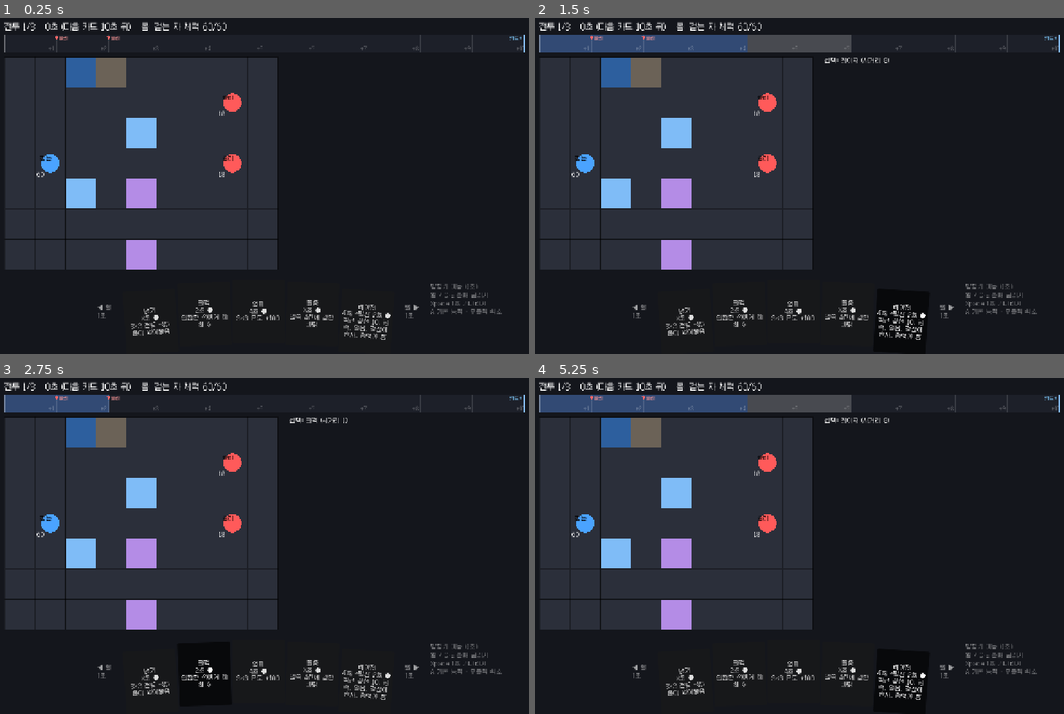
Above: before the commit, frames 1-4 (two rows, left to right).
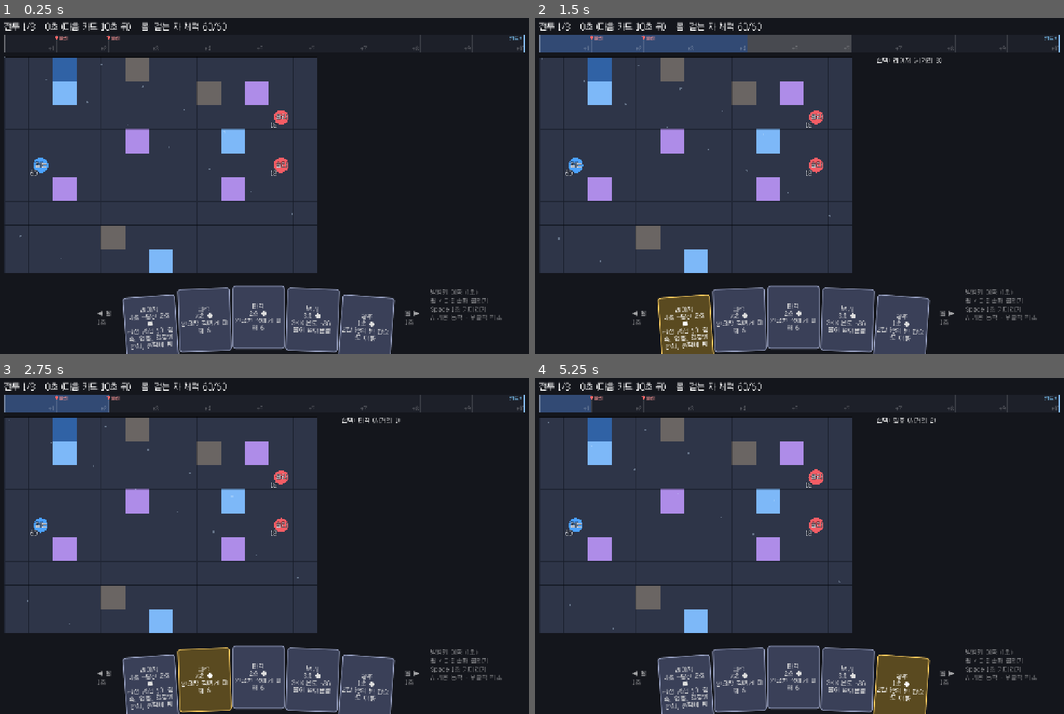
Above: after the commit, the same moments.

Repository: Luchenia/everycard
Game: Godot game, scene res://scenes/battle.tscn
The game is run twice, just before and just after one commit, with the same random seed, the same clock (stepped at 60 frames per second) and the same inputs.
Inputs (mouse positions are in pixels of both pictures, inside the frame that each line leads up to):
- Up to frame 1 (0.25 s): no input
- Up to frame 2 (1.5 s): click "냉기 3초 ● 3×3 온도 -80. 물이 얼어붙음" at 0.5 s; click "레이저 4초 +탈진 2초 ● 직선 광선 10. 금속,…" at 1.25 s
- Up to frame 3 (2.75 s): click "타격 2초 ● 인접한 적에게 피해 6" at 2 s
- Up to frame 4 (5.25 s): click (794, 670) at 2.75 s, where only the run before the commit has a clickable "열파 4초 ● 3×3 온도 +100"; click "타격 2초 ● 인접한 적에게 피해 6" at 3.5 s; click (847, 673) at 4.25 s, where only the run before the commit has a clickable "돌풍 3초 ● 앞쪽 4칸에 강한 바람"; click (900, 687) at 5 s, where only the run after the commit has a clickable "질주 1초 ● 2칸 안의 빈 칸으로 이동"

The runs differ from the first frame. In frame 1, 22% of the frame differs, in the area x 0-95%, y 11-100%; in frame 2, 22%; in frame 3, 22%; in frame 4, 25%, in the area x 0-95%, y 5-100%.

Commit message:
feat: replay passed seconds with gliding units, bullet-time idle look, used slots refill at once, 13x9 board, readable cards and unit names
Co-Authored-By: Claude Opus 5.5 <noreply@anthropic.com>
Claude-Session: https://claude.ai/code/session_01Lpp6z2a9FxR3iVL1P5DjBQ

Diff:
--- a/data/battle.json
+++ b/data/battle.json
@@ -1,7 +1,7 @@
 {
   "round_time": 10,
-  "grid_w": 9,
-  "grid_h": 7,
+  "grid_w": 13,
+  "grid_h": 9,
   "env_every": 2,
   "move_time": 1,
   "wheel_time": 1,
--- a/src/sim/battle.gd
+++ b/src/sim/battle.gd
@@ -21,6 +21,7 @@
 var phase := "player"        # player | won | lost
 var telegraphs: Array = []   # {actor_uid, card_id, aim, cells, fire_at, track, foe_uid}
 var log: Array = []
+var frames: Array = []        # one per passed second: {t, pos {uid: Vector2i}, hp {uid: int}} for the view to replay
 
 func _init(cat: Catalog, seed_value: int, player_def: String, enemy_defs: Array, layout: Dictionary = {}) -> void:
 	catalog = cat
@@ -56,6 +57,7 @@
 		_spawn(e, Vector2i(ep[0], ep[1]))
 	ctx.next_uid = 100
 	_rebuild_belt()
+	_frame()
 
 func _spawn(a: Actor, p: Vector2i) -> void:
 	if not grid.place_unit(a, p):
@@ -221,6 +223,7 @@
 		return false
 	var h := human()
 	var id := belt.take(slot)
+	belt.refill_one()   # the used slot fills straight away
 	var card := Effects.card_def(id, catalog)
 	var secs := action_secs(int(card.get("time", 0)), h)
 	_log("play", "%s: %s (%d초)" % [h.name, card.get("name", id), secs], {"card": id, "aim": aim})
@@ -277,8 +280,20 @@
 				on_done.call()
 				_after_action()
 			if phase != "player":
+				_frame()
 				return
 		_world_second()
+		_frame()
+
+## Snapshot of where every unit is and its hp at the current second (view replay).
+func _frame() -> void:
+	var pos := {}
+	var hp := {}
+	for a in actors:
+		if grid.units.has(a):
+			pos[a.uid] = a.pos
+		hp[a.uid] = a.hp
+	frames.append({"t": now, "pos": pos, "hp": hp})
 
 func _world_second() -> void:
 	if now % int(cfg["env_every"]) == 0:
--- a/src/sim/hand_belt.gd
+++ b/src/sim/hand_belt.gd
@@ -230,3 +230,7 @@
 			i += 1
 		i += 1
 	return dropped
+
+## Draws one card into the first empty slot (after a card is used).
+func refill_one() -> void:
+	_fill(1)
--- a/src/view/battle_screen.gd
+++ b/src/view/battle_screen.gd
@@ -17,6 +17,9 @@
 var shown_log := 0
 var log_timer := 0.0
 var seed_value := 0
+const SEC_REAL := 0.35   # real seconds one game second takes when replayed
+var shown_frame := 0
+var replay_t := 0.0
 
 func _ready() -> void:
 	font = load("res://assets/fonts/Galmuri11.ttf")
@@ -50,18 +53,18 @@
 	status.add_theme_font_size_override("font_size", 18)
 	add_child(status)
 	info = Label.new()
-	info.position = Vector2(700, 96)
-	info.size = Vector2(556, 230)
+	info.position = Vector2(824, 96)
+	info.size = Vector2(432, 230)
 	info.autowrap_mode = TextServer.AUTOWRAP_WORD
 	add_child(info)
 	log_label = RichTextLabel.new()
-	log_label.position = Vector2(700, 330)
-	log_label.size = Vector2(556, 270)
+	log_label.position = Vector2(824, 330)
+	log_label.size = Vector2(432, 280)
 	log_label.scroll_following = true
 	log_label.add_theme_font_size_override("normal_font_size", 13)
 	add_child(log_label)
 	hand_box = Control.new()
-	hand_box.position = Vector2(24, 612)
+	hand_box.position = Vector2(24, 626)
 	hand_box.size = Vector2(1232, 180)
 	hand_box.mouse_filter = Control.MOUSE_FILTER_IGNORE
 	add_child(hand_box)
@@ -73,13 +76,50 @@
 
 func _new_run() -> void:
 	flow = RunFlow.new(catalog, seed_value)
+	shown_frame = flow.battle.frames.size() - 1
 	shown_log = 0
 	log_label.clear()
 	_refresh()
 
+func _replaying() -> bool:
+	return flow != null and flow.battle != null and shown_frame < flow.battle.frames.size() - 1
+
+## Plays passed seconds back: units glide from one second's position to the next.
+func _step_replay(delta: float) -> void:
+	var fr: Array = flow.battle.frames
+	if shown_frame >= fr.size() - 1:
+		if board.replaying:
+			board.replaying = false
+			_refresh()
+		return
+	board.replaying = true
+	replay_t += delta / SEC_REAL
+	while replay_t >= 1.0 and shown_frame < fr.size() - 1:
+		replay_t -= 1.0
+		shown_frame += 1
+	if shown_frame >= fr.size() - 1:
+		replay_t = 0.0
+		board.replaying = false
+		flow.update()
+		_refresh()
+		return
+	var a: Dictionary = fr[shown_frame]
+	var b: Dictionary = fr[shown_frame + 1]
+	var k := clampf(replay_t, 0.0, 1.0)
+	var e := k * k * (3.0 - 2.0 * k)
+	board.shown_pos = {}
+	for uid in a["pos"]:
+		var p0 := Vector2(a["pos"][uid])
+		var p1 := Vector2(b["pos"].get(uid, a["pos"][uid]))
+		board.shown_pos[uid] = p0.lerp(p1, e)
+	board.shown_hp = a["hp"] if k < 0.5 else b["hp"]
+	board.shown_now = int(a["t"])
+	status.text = "전투 %d/3   %d초 ▶ 진행 중" % [flow.index + 1, int(a["t"])]
+
 func _process(delta: float) -> void:
 	if flow == null or flow.battle == null:
 		return
+	_step_replay(delta)
 	log_timer -= delta
 	if log_timer <= 0.0 and shown_log < flow.battle.log.size():
 		var e: Dictionary = flow.battle.log[shown_log]
@@ -140,6 +180,10 @@
 			btn.position = Vector2(300 + i * 120, 12 + absf(k) * absf(k) * 6)
 			btn.rotation = k * 0.035
 			btn.toggle_mode = true
+			btn.add_theme_stylebox_override("normal", _card_style(Color("#3a4058"), Color("#9aa3c4")))
+			btn.add_theme_stylebox_override("hover", _card_style(Color("#4a5272"), Color("#d0d6f0")))
+			btn.add_theme_stylebox_override("pressed", _card_style(Color("#5a4a20"), Color("#ffd060")))
+			btn.add_theme_stylebox_override("disabled", _card_style(Color("#24272f"), Color("#3a3f4c")))
 			btn.button_pressed = i == selected
 			if s != null and s.get("tail", false):
 				btn.text = "(무거운 카드)"
@@ -170,6 +214,16 @@
 	hand_box.add_child(tips)
 	_update_info()
 
+func _card_style(bg: Color, border: Color) -> StyleBoxFlat:
+	var sb := StyleBoxFlat.new()
+	sb.bg_color = bg
+	sb.border_color = border
+	sb.set_border_width_all(2)
+	sb.set_corner_radius_all(6)
+	sb.content_margin_left = 6
+	sb.content_margin_right = 6
+	return sb
+
 func _roll_cost(dir: int) -> String:
 	var b := flow.battle
 	var id := b.belt.end_card(dir)
@@ -194,6 +248,7 @@
 
 func _pick_reward(i: int) -> void:
 	flow.choose_reward(i)
+	shown_frame = flow.battle.frames.size() - 1
 	shown_log = 0
 	log_label.clear()
 	selected = -1
@@ -227,7 +282,7 @@
 	info.text = "\n".join(lines)
 
 func _on_board_input(ev: InputEvent) -> void:
-	if flow.phase != "battle":
+	if flow.phase != "battle" or _replaying():
 		return
 	var b := flow.battle
 	if ev is InputEventMouseMotion:
@@ -256,7 +311,7 @@
 
 func _input(ev: InputEvent) -> void:
 	# the wheel rolls the hand wherever the mouse is
-	if flow == null or flow.phase != "battle" or not (ev is InputEventMouseButton) or not ev.pressed:
+	if flow == null or flow.phase != "battle" or not (ev is InputEventMouseButton) or not ev.pressed or _replaying():
 		return
 	if ev.button_index == MOUSE_BUTTON_WHEEL_UP or ev.button_index == MOUSE_BUTTON_WHEEL_DOWN:
 		selected = -1
@@ -265,7 +320,7 @@
 		_after()
 
 func _unhandled_input(ev: InputEvent) -> void:
-	if flow == null or flow.phase != "battle" or not (ev is InputEventKey) or not ev.pressed or ev.echo:
+	if flow == null or flow.phase != "battle" or not (ev is InputEventKey) or not ev.pressed or ev.echo or _replaying():
 		return
 	var b := flow.battle
 	match ev.keycode:
@@ -297,5 +352,6 @@
 
 func _after() -> void:
 	ability_mode = false
-	flow.update()
+	if not _replaying():
+		flow.update()
 	_refresh()
--- a/src/view/board_view.gd
+++ b/src/view/board_view.gd
@@ -2,7 +2,7 @@
 extends Control
 ## Draws the grid: materials, variable overlays, units, enemy telegraphs and the card preview.
 
-const AREA := Vector2(648, 504)   # board area; the cell size follows the grid size
+const AREA := Vector2(780, 520)   # board area; the cell size follows the grid size
 const MAT_COLORS := {
 	"none": Color("#2b2f3a"), "water": Color("#2d5f9e"), "ice": Color("#a9d8f0"), "steam": Color("#8c97a6"),
 	"oil": Color("#3b2f1e"), "fire": Color("#e0631b"), "gas_flammable": Color("#6f8f2a"), "smoke": Color("#55555c"),
@@ -12,6 +12,11 @@
 var battle: Battle
 var hover := Vector2i(-1, -1)
 var preview: Dictionary = {}
+var shown_pos: Dictionary = {}   # uid -> Vector2 (cell coords, fractional while replaying)
+var shown_hp: Dictionary = {}    # uid -> hp at the replayed second
+var shown_now := -1              # replayed second
+var replaying := false
+var _clock := 0.0
 var font: Font
 var CELL := 72
 
@@ -23,6 +28,10 @@
 	custom_minimum_size = Vector2(Grid.W * CELL, Grid.H * CELL)
 	size = custom_minimum_size
 	mouse_filter = Control.MOUSE_FILTER_PASS
+
+func _process(delta: float) -> void:
+	_clock += delta
+	queue_redraw()
 
 func cell_at(local: Vector2) -> Vector2i:
 	var p := Vector2i(int(floor(local.x / CELL)), int(floor(local.y / CELL)))
@@ -61,23 +70,37 @@
 			draw_string(font, r.position + Vector2(4, 14), "P%.0f" % pr, HORIZONTAL_ALIGNMENT_LEFT, -1, 12, Color.WHITE)
 		draw_rect(r, Color(0, 0, 0, 0.35), false, 1)
 	for t in battle.telegraphs:
-		var left: int = int(t["fire_at"]) - battle.now
+		var left: int = int(t["fire_at"]) - (shown_now if replaying else battle.now)
 		var hot := Color(1, 0.25, 0.1) if left <= 1 else Color(1, 0.55, 0.1)
 		for p in t["cells"]:
 			draw_rect(_rect(p, 3), Color(hot, 0.18))
 			draw_rect(_rect(p, 3), hot, false, 3)
 			draw_string(font, _rect(p).position + Vector2(CELL - 30, 18), "%d초" % left, HORIZONTAL_ALIGNMENT_LEFT, -1, 14, hot)
-	for u in g.units:
-		var r2 := _rect(u.pos, 10)
-		var col := Color("#4aa3ff") if u.controller == "human" else (Color("#58d26b") if u.team == 0 else Color("#ff5a5a"))
-		draw_circle(r2.get_center(), CELL * 0.3, col)
+	for u in battle.actors:
+		if replaying:
+			if not shown_pos.has(u.uid):
+				continue
+		elif not g.units.has(u):
+			continue
+		var cp: Vector2 = shown_pos.get(u.uid, Vector2(u.pos)) if replaying else Vector2(u.pos)
+		var hp: int = shown_hp.get(u.uid, u.hp) if replaying else u.hp
+		var origin := cp * CELL
+		var center := origin + Vector2(CELL, CELL) * 0.5
+		# bullet time: while the player thinks, everything breathes very slowly
+		var breathe: float = 1.0 if replaying else 1.0 + 0.04 * sin(_clock * 0.9 + u.uid)
+		var col: Color = Color("#4aa3ff") if u.controller == "human" else (Color("#58d26b") if u.team == 0 else Color("#ff5a5a"))
+		draw_circle(center, CELL * 0.3 * breathe, col)
 		if u.is_boss:
-			draw_arc(r2.get_center(), CELL * 0.34, 0, TAU, 24, Color.GOLD, 3)
-		draw_string(font, r2.position + Vector2(2, 20), u.name.substr(0, 2), HORIZONTAL_ALIGNMENT_LEFT, -1, 14, Color.BLACK)
-		draw_string(font, _rect(u.pos).position + Vector2(4, CELL - 4), "%d" % u.hp, HORIZONTAL_ALIGNMENT_LEFT, -1, 13, Color.WHITE)
+			draw_arc(center, CELL * 0.34 * breathe, 0, TAU, 24, Color.GOLD, 3)
+		var nm: String = u.name.substr(0, 2)
+		var np := center + Vector2(-CELL * 0.22, 5)
+		draw_string_outline(font, np, nm, HORIZONTAL_ALIGNMENT_LEFT, -1, 14, 4, Color(0, 0, 0, 0.9))
+		draw_string(font, np, nm, HORIZONTAL_ALIGNMENT_LEFT, -1, 14, Color.WHITE)
+		draw_string_outline(font, origin + Vector2(4, CELL - 4), "%d" % hp, HORIZONTAL_ALIGNMENT_LEFT, -1, 13, 4, Color(0, 0, 0, 0.9))
+		draw_string(font, origin + Vector2(4, CELL - 4), "%d" % hp, HORIZONTAL_ALIGNMENT_LEFT, -1, 13, Color.WHITE)
 		var sx := 4.0
 		for s in u.statuses:
-			draw_string(font, _rect(u.pos).position + Vector2(CELL - 12 - sx, 14), s.substr(0, 1).to_upper(), HORIZONTAL_ALIGNMENT_LEFT, -1, 11, Color.YELLOW)
+			draw_string(font, origin + Vector2(CELL - 12 - sx, 14), s.substr(0, 1).to_upper(), HORIZONTAL_ALIGNMENT_LEFT, -1, 11, Color.YELLOW)
 			sx += 10
 	if not preview.is_empty():
 		for p in preview.get("cells", []):
@@ -88,3 +111,11 @@
 					draw_string(font, _rect(u.pos).position + Vector2(CELL - 30, CELL - 6), "-%d" % preview["damage_by_uid"][uid], HORIZONTAL_ALIGNMENT_LEFT, -1, 16, Color(1, 0.3, 0.3))
 	if hover.x >= 0:
 		draw_rect(_rect(hover), Color(1, 1, 1, 0.5), false, 2)
+	if not replaying:
+		# bullet time: cool tint and slowly drifting motes while the player decides
+		draw_rect(Rect2(Vector2.ZERO, size), Color(0.35, 0.55, 1.0, 0.07))
+		for k in 14:
+			var sp := 4.0 + float(k % 5)
+			var px := fmod(float(k) * 97.0 + _clock * sp, size.x)
+			var py := fmod(float(k) * 53.0 + _clock * sp * 0.6, size.y)
+			draw_circle(Vector2(px, py), 1.5 + float(k % 3) * 0.5, Color(0.8, 0.9, 1.0, 0.35))
--- a/tests/run_all.gd
+++ b/tests/run_all.gd
@@ -19,6 +19,8 @@
 			printerr("LOAD FAIL " + f)
 			failed += 1
 			continue
+		Grid.W = 9   # unit tests assume the 9x7 board; Battle sets its own size from config
+		Grid.H = 7
 		var t = script.new()
 		t.current = f
 		t.run()
--- a/tests/sim/battle_test.gd
+++ b/tests/sim/battle_test.gd
@@ -87,11 +87,10 @@
 	var b := Battle.new(c, 1, "hero", ["idle"], LAYOUT)
 	b.cmd_play(0, b.actors[1].pos)
 	b.cmd_play(1, b.actors[1].pos)
-	var empty_before := b.belt.slots.count(null)
-	assert_eq(empty_before, 2, "two slots used")
+	assert_eq(b.belt.slots.count(null), 0, "used slots refill straight away")
 	assert_eq(b.next_draw_at(), 10, "next draw at 10s")
-	b.cmd_wait(4)
-	assert_eq(b.belt.slots.count(null), 0, "round boundary refilled the hand")
+	assert_eq(b.frames.size(), 7, "one replay frame per passed second plus the start")
+	assert_eq(b.frames[-1]["t"], 6, "last frame at the current second")
 
 func test_die_during_windup_no_effect() -> void:
 	var b := Battle.new(c, 1, "hero", ["biter"], LAYOUT)
--- a/tools/capture_timeline.gd
+++ b/tools/capture_timeline.gd
@@ -49,6 +49,12 @@
 		5:
 			_shot("03_boss_safe_zone")
 		6:
+			# replay: wait 3 seconds and grab a frame while units glide
+			flow.battle.cmd_wait(3)
+			screen._after()
+		7:
+			_shot("04_replay_motion")
+		8:
 			quit(0)
 	step += 1
 	return false
Binary file changed: evidence/timeline/01_slimes_telegraph.png
Binary file changed: evidence/timeline/02_card_selected_time_span.png
Binary file changed: evidence/timeline/03_boss_safe_zone.png
Binary file added: evidence/timeline/04_replay_motion.png
